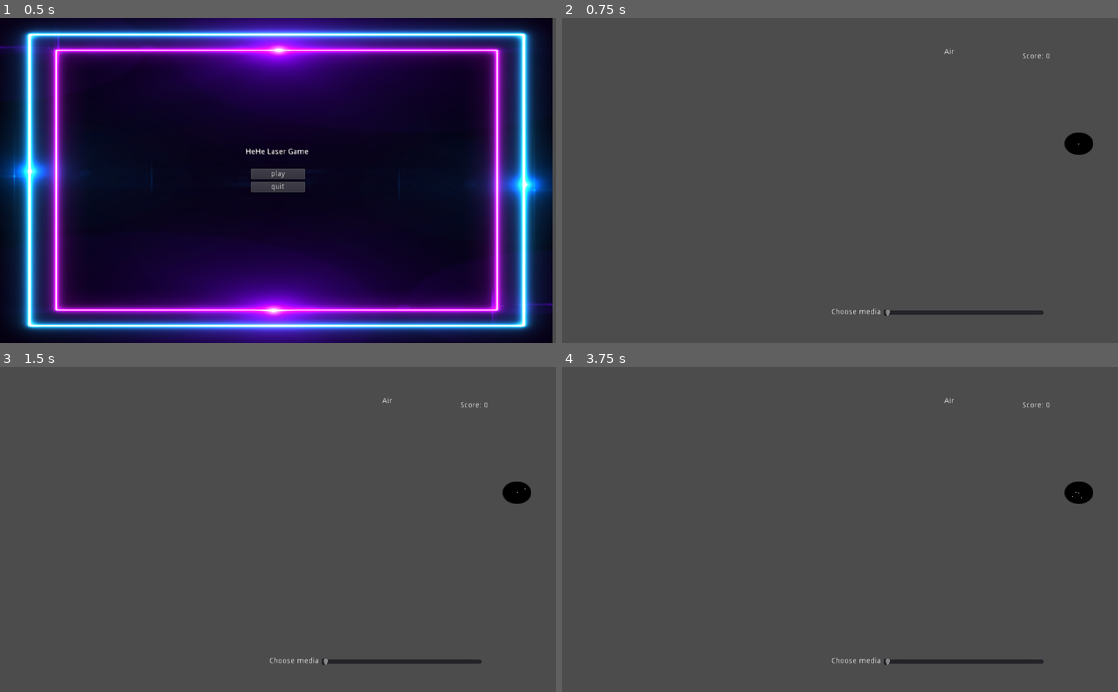
Above: before the commit, frames 1-4 (two rows, left to right).
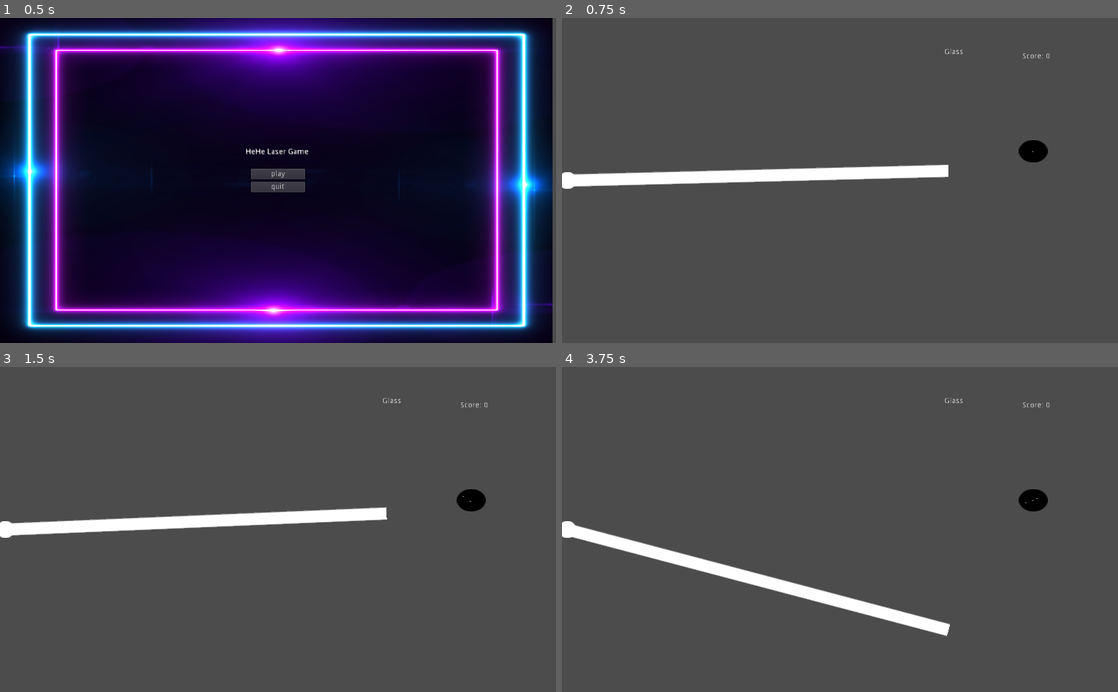
Above: after the commit, the same moments.

Repository: ToniJakovcevic10/LaserGame
Game: Godot game, scene res://Screens/MainScreen.tscn
The game is run twice, just before and just after one commit, with the same random seed, the same clock (stepped at 60 frames per second) and the same inputs.
Inputs (mouse positions are in pixels of both pictures, inside the frame that each line leads up to):
- Up to frame 1 (0.5 s): no input
- Up to frame 2 (0.75 s): click "play" at 0.5 s
- Up to frame 3 (1.5 s): tap Enter at 1.25 s; move the mouse to (400, 513) at 1.27 s; click (400, 513) at 1.42 s
- Up to frame 4 (3.75 s): tap Space at 2, 3.5 s; move the mouse to (728, 545) at 2.02 s; click (728, 545) at 2.17 s; tap Enter at 2.75 s; move the mouse to (895, 458) at 2.77 s; click (895, 458) at 2.92 s; move the mouse to (812, 594) at 3.52 s; click (812, 594) at 3.67 s

Frame 1 is identical in both runs. In frame 2, 3.8% of the frame differs, in the area x 0-96%, y 9-92%; in frame 3, 3.8%; in frame 4, 3.9%.

Commit message:
solving bugs with changing scenes and levels

Diff:
--- a/Laser_Beam/LaserBeam.gd
+++ b/Laser_Beam/LaserBeam.gd
@@ -2,7 +2,7 @@
 
 var MAX_BOUNCES = 5
 const MAX_LENGTH=2000
-var scene_changing = false
+var death_time = 0
 
 
 onready var beam = $Beam
@@ -12,11 +12,11 @@
 onready var line_ray=$Line_Ray
 onready var end_line = $Line_Ray/End2
 
+#func _ready():
 
 
 func _process(_delta):
 	line.clear_points()
-
 	if Input.is_mouse_button_pressed(BUTTON_RIGHT):
 		line.add_point(Vector2.ZERO)
 
@@ -140,12 +140,22 @@
 		end.global_position = raycast2D.cast_to
 	beam.rotation = raycast2D.cast_to.angle()
 	beam.region_rect.end.x = end.position.length()
-
 	if line_ray.is_colliding():
 		var coll = line_ray.get_collider()
+		if SingletonScript.LEVEL >= 50:
+			PlayerData.score +=1
+			SingletonScript.LEVEL = 0
+			self.queue_free()
+		if death_time >=50:
+			PlayerData.death +=1
+			death_time = 0
+			line.clear_points()
 		if coll.is_in_group("Target"):
 			SingletonScript.LEVEL += 1
 			print(SingletonScript.LEVEL)
-			if SingletonScript.LEVEL >= 50:
-				PlayerData.score +=1
-				SingletonScript.LEVEL = 1
+		elif coll.is_in_group("Mirrors"):
+			pass
+		else:
+			# line_ray.queue_free()     #ne moze jer onda triba stvarat novi raycast uvik
+			death_time +=1
+			coll = null  #moran napravit nekako da mi death_time raste samo kad je u koliziji, ne kad stane
--- a/Laser_Beam/LaserBeam.tscn
+++ b/Laser_Beam/LaserBeam.tscn
@@ -26,7 +26,6 @@
 script = ExtResource( 3 )
 
 [node name="Beam" type="Sprite" parent="."]
-visible = false
 material = SubResource( 1 )
 texture = ExtResource( 2 )
 centered = false
@@ -35,7 +34,6 @@
 region_rect = Rect2( 0, 0, 100, 24 )
 
 [node name="Begin" type="Sprite" parent="."]
-visible = false
 texture = ExtResource( 1 )
 
 [node name="End" type="Position2D" parent="."]
@@ -71,6 +69,7 @@
 round_precision = 100
 
 [node name="Line_Ray" type="RayCast2D" parent="."]
+visible = false
 cast_to = Vector2( 0, 0 )
 collision_mask = 1005
 collide_with_areas = true
--- a/Optical_Media/prism.gd
+++ b/Optical_Media/prism.gd
@@ -1,12 +1,13 @@
 extends Area2D
 
 var density = 1
-var boolean = false
+var count_score = 1
 onready var slider = $HSlider
 onready var coll_prism = $prism_coll_left
 onready var textlabel = $Label2
 
 func slider_value():
+	density = slider.value
 	if slider.value == 1:
 		self. collision_layer = 6
 		textlabel.text = "Air"
@@ -25,5 +26,6 @@
 
 func _process(_delta):
 	slider_value()
-	if density !=slider.value:
-		density = slider.value
+	if count_score != PlayerData.score:
+		slider.value = SingletonScript.choosing_random_number()
+		count_score = PlayerData.score
--- a/Optical_Media/prism.tscn
+++ b/Optical_Media/prism.tscn
@@ -9,7 +9,7 @@
 "Prism",
 ]]
 collision_layer = 32
-collision_mask = 2
+collision_mask = 10
 script = ExtResource( 1 )
 
 [node name="prism_coll_left" type="CollisionShape2D" parent="." groups=[
@@ -19,18 +19,8 @@
 self_modulate = Color( 0.992188, 0.992188, 0.992188, 1 )
 shape = SubResource( 1 )
 
-[node name="Label" type="Label" parent="."]
-margin_left = -232.0
-margin_top = 240.0
-margin_right = -141.0
-margin_bottom = 254.0
-text = "Choose media"
-align = 1
-__meta__ = {
-"_edit_use_anchors_": false
-}
-
 [node name="HSlider" type="HSlider" parent="."]
+visible = false
 margin_left = -136.0
 margin_top = 240.0
 margin_right = 160.0
--- a/Screens/UserInterface.gd
+++ b/Screens/UserInterface.gd
@@ -20,7 +20,7 @@
 
 func update_interface() ->void:
 	score_label.text = "Score: %s" % PlayerData.score
-	if PlayerData.score != 0:
+	if PlayerData.score != PlayerData.check_score:
 		get_tree().change_scene("res://Screens/Level_Passed_Screen.tscn")
 
 func _PlayerData_player_died() ->void:
--- a/Screens/UserInterface.tscn
+++ b/Screens/UserInterface.tscn
@@ -37,9 +37,9 @@
 anchor_top = 0.5
 anchor_right = 0.5
 anchor_bottom = 0.5
-margin_left = -64.0
+margin_left = -96.0
 margin_top = -84.0
-margin_right = -18.0
+margin_right = -50.0
 margin_bottom = -70.0
 rect_scale = Vector2( 2.98684, 2.59562 )
 text = "Paused"
@@ -63,12 +63,14 @@
 [node name="RetryButton" parent="PauseOverlay/VBoxContainer" instance=ExtResource( 3 )]
 margin_right = 208.0
 margin_bottom = 42.0
+next_scene_path = "res://World.tscn"
 
-[node name="PlayButton" parent="PauseOverlay/VBoxContainer" instance=ExtResource( 1 )]
+[node name="MainScreenButton" parent="PauseOverlay/VBoxContainer" instance=ExtResource( 1 )]
 margin_top = 46.0
 margin_right = 208.0
 margin_bottom = 89.0
 text = "Main Screen"
+next_scene_path = "res://Screens/MainScreen.tscn"
 
 [node name="QuitButton" parent="PauseOverlay/VBoxContainer" instance=ExtResource( 2 )]
 margin_top = 93.0
--- a/Singleton_script.gd
+++ b/Singleton_script.gd
@@ -12,27 +12,18 @@
 var nGermanium = 4.01
 
 onready var scene_tree: = get_tree()
-onready var target: Node2D = get_node("res://Target/NodeTarget.tscn")
-onready var miror: StaticBody2D = get_node("res://Mirror/Mirror.tscn")
-
-func _ready() ->void:
-	PlayerData.connect("score_updated", self, "_update_mirror")
-	PlayerData.connect("score_updated", self, "_update_target")
+#onready var target: Node2D = get_node("res://Target/NodeTarget.tscn")
+#onready var mirror: StaticBody2D = get_node("res://Mirror/Mirror.tscn")
 
 
-func _update_mirror():
-	miror.position = Vector2(randi()%450, randi()%500 + 50)
-	miror.rotation_degrees = randi()%360
 
-func _update_target():
-	target.position = Vector2(randi()%150 + 800, randi()%500 + 50)
 
 #choosing random number
 func choosing_random_number():
 	randomize()
-	opticalmedia = randi() % 2
-	print (opticalmedia)
-	return 1
+	opticalmedia = randi() % 5
+	return (opticalmedia + 1)
+
 
 #func prism_creation():
 #	var prism_instance = prism.instance()
--- a/Target/NodeTarget.gd
+++ b/Target/NodeTarget.gd
@@ -1,6 +1,16 @@
 extends Node2D
 
+#var direction = Vector2(+1,+1)
+#onready var target: = $KinematicBodyTarget
 #func _process(delta):
-#	if target_collshape.is_colliding():
-#		SingletonScript.LEVEL += 1
+#	target.move_and_slide(direction)
+#	if target.is_on_wall():
+#		direction.x = -direction.x
+#		direction.y += random_direction() - direction.y
 #
+#
+#
+#func random_direction():
+#	randomize()
+#	var rand= randi()%3 - 1
+#	return rand
--- a/Target/NodeTarget.tscn
+++ b/Target/NodeTarget.tscn
@@ -22,18 +22,18 @@
 scale = Vector2( 0.6, 0.52 )
 script = ExtResource( 2 )
 
-[node name="StaticBody2D" type="StaticBody2D" parent="." groups=[
+[node name="KinematicBodyTarget" type="StaticBody2D" parent="." groups=[
 "Target",
 ]]
 collision_layer = 8
-collision_mask = 2
+collision_mask = 19
 
-[node name="CollisionShape2D" type="CollisionShape2D" parent="StaticBody2D" groups=[
+[node name="CollisionShape2D" type="CollisionShape2D" parent="KinematicBodyTarget" groups=[
 "Target",
 ]]
 shape = SubResource( 1 )
 
-[node name="Sprite" type="Sprite" parent="StaticBody2D" groups=[
+[node name="Sprite" type="Sprite" parent="KinematicBodyTarget" groups=[
 "Target",
 ]]
 modulate = Color( 0.00392157, 0, 0, 1 )
@@ -43,7 +43,7 @@
 scale = Vector2( 2.75, 2.5 )
 texture = ExtResource( 1 )
 
-[node name="Particles2D" type="Particles2D" parent="StaticBody2D" groups=[
+[node name="Particles2D" type="Particles2D" parent="KinematicBodyTarget" groups=[
 "Target",
 ]]
 process_material = SubResource( 3 )
--- a/UserInterface/PlayButton.gd
+++ b/UserInterface/MainScreenButton.gd
@@ -4,7 +4,10 @@
 export(String, FILE) var next_scene_path :  = ""
 
 func _on_button_up():
+	PlayerData.score = 0
+	get_tree().paused = false
 	get_tree().change_scene(next_scene_path)
+
 
 
 func _get_configuration_warning() -> String:
--- a/UserInterface/NextLevelbutton.gd
+++ b/UserInterface/NextLevelbutton.gd
@@ -3,5 +3,4 @@
 
 func _on_button_up()->void:
 	get_tree().paused = false
-	get_tree().reload_current_scene()
-	#get_tree().change_scene("res://World.tscn")
+	get_tree().change_scene("res://World.tscn")
--- a/UserInterface/PlayButton.tscn
+++ b/UserInterface/PlayButton.tscn
@@ -1,6 +1,7 @@
 [gd_scene load_steps=2 format=2]
 
-[ext_resource path="res://UserInterface/PlayButton.gd" type="Script" id=1]
+[ext_resource path="res://UserInterface/MainScreenButton.gd" type="Script" id=1]
+
 
 [node name="PlayButton" type="Button"]
 margin_right = 100.0
--- a/UserInterface/RetryButton.tscn
+++ b/UserInterface/RetryButton.tscn
@@ -1,6 +1,7 @@
 [gd_scene load_steps=2 format=2]
 
-[ext_resource path="res://UserInterface/PlayButton.gd" type="Script" id=1]
+[ext_resource path="res://UserInterface/MainScreenButton.gd" type="Script" id=1]
+
 
 [node name="RetryButton" type="Button"]
 margin_right = 100.0
--- /dev/null
+++ b/World.gd
@@ -0,0 +1,24 @@
+extends Node2D
+
+onready var target: Node2D = $NodeTarget
+onready var mirror: StaticBody2D = $Mirror
+#onready var world = load("res://World.tscn")
+
+func _ready() ->void:
+	PlayerData.connect("score_updated", self, "_update_mirror")
+	PlayerData.connect("score_updated", self, "_update_target")
+	_update_mirror()
+	_update_target()
+
+
+func _update_mirror():
+#	self.queue_free()
+#	var world_instance = world.instance()
+#	get_parent().call_deferred("add_child",world_instance)
+	randomize()
+	mirror.position = Vector2(randi()%450, randi()%500 + 50)
+	mirror.rotation_degrees = randi()%360
+
+func _update_target():
+	randomize()
+	target.position = Vector2(randi()%150 + 800, randi()%500 + 50)
--- a/World.tscn
+++ b/World.tscn
@@ -2,7 +2,7 @@
 
 [ext_resource path="res://Laser_Beam/LaserBeam.tscn" type="PackedScene" id=1]
 [ext_resource path="res://Mirror/Mirror.tscn" type="PackedScene" id=2]
-[ext_resource path="res://Singleton_script.gd" type="Script" id=3]
+[ext_resource path="res://World.gd" type="Script" id=3]
 [ext_resource path="res://Optical_Media/prism.tscn" type="PackedScene" id=4]
 [ext_resource path="res://Target/NodeTarget.tscn" type="PackedScene" id=5]
 [ext_resource path="res://border/Borders.tscn" type="PackedScene" id=6]
--- a/autoload/Player_Data.gd
+++ b/autoload/Player_Data.gd
@@ -6,6 +6,8 @@
 
 var score := 0 setget set_score
 var death := 0 setget set_deaths
+var check_score = score
+
 
 func reset()->void:
 	score = 0
@@ -14,6 +16,7 @@
 func set_score(value: int) ->void:
 	score = value
 	emit_signal("score_updated")
+	check_score = score
 
 func set_deaths(value: int) -> void:
 	death = value
--- a/border/Borders.tscn
+++ b/border/Borders.tscn
@@ -4,5 +4,7 @@
 collision_mask = 6
 
 [node name="CollisionPolygon2D" type="CollisionPolygon2D" parent="."]
+modulate = Color( 0, 0, 0, 1 )
+self_modulate = Color( 0, 0, 0, 1 )
 position = Vector2( 15.1361, -16.8179 )
-polygon = PoolVector2Array( -22.5707, 13.0436, -15.8392, 18.2812, -15.1361, 600.818, 992.864, 600.818, 992.864, 40.8179, -7.1361, 32.8179, -4.07101, 4.63466, 1018.46, 6.31645, 1016.78, 621.853, -22.5707, 623.534 )
+polygon = PoolVector2Array( -22.5707, 13.0436, -15.8392, 18.2812, -15.1361, 592.818, 984.864, 592.818, 984.864, 40.8179, -23.1361, 40.8179, -23.1361, 0.8179, 1018.46, 6.31645, 1016.78, 621.853, -22.5707, 623.534 )
--- a/level2.gd
+++ /dev/null
@@ -1,15 +0,0 @@
-extends Node2D
-
-
-onready var prism = $prism
-onready var mirror = $Mirror
-
-
-
-func _physics_process(_delta):
-	if SingletonScript.scene_changer ==true:
-		SingletonScript.scene_changer = false
-		while true:
-			prism.position = Vector2(randi()%450 + 350,296)
-			mirror.position = Vector2(randi()%400, randi()%450)
-			mirror.rotation_degrees = randi()%360
--- a/level2.tscn
+++ /dev/null
@@ -1,31 +0,0 @@
-[gd_scene load_steps=7 format=2]
-
-[ext_resource path="res://border/Borders.tscn" type="PackedScene" id=1]
-[ext_resource path="res://Target/NodeTarget.tscn" type="PackedScene" id=2]
-[ext_resource path="res://Mirror/Mirror.tscn" type="PackedScene" id=3]
-[ext_resource path="res://Laser_Beam/LaserBeam.tscn" type="PackedScene" id=4]
-[ext_resource path="res://Optical_Media/prism.tscn" type="PackedScene" id=5]
-[ext_resource path="res://level2.gd" type="Script" id=6]
-
-[node name="Scene2" type="Node2D"]
-script = ExtResource( 6 )
-
-[node name="Camera2D" type="Camera2D" parent="."]
-anchor_mode = 0
-
-[node name="LaserBeam" parent="." instance=ExtResource( 4 )]
-position = Vector2( 10, 300 )
-
-[node name="Borders" parent="." instance=ExtResource( 1 )]
-
-[node name="NodeTarget" parent="." instance=ExtResource( 2 )]
-position = Vector2( 928, 208 )
-
-[node name="prism" parent="." instance=ExtResource( 5 )]
-position = Vector2( 640, 304 )
-
-[node name="Mirror" parent="." groups=[
-"Mirrors",
-] instance=ExtResource( 3 )]
-position = Vector2( 392, 78 )
-rotation = -1.309
